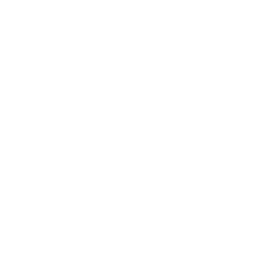
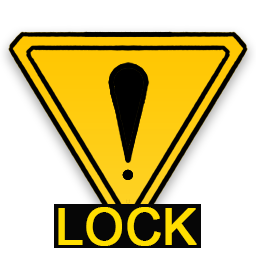
Comparing the layer stacks of the two 256 × 256 images. Changes:
showed group "DamageTokenSlightDmgLock" (5 layers) over [8, 31, 248, 248]
